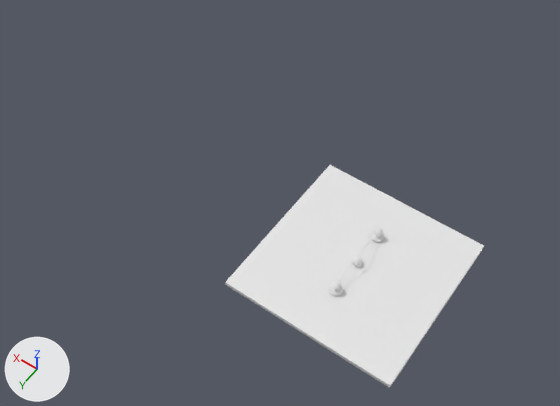
One commit to the Blender file scenes/rope_scene.blend: the scene before it, then after it.
Camera for both pictures: a 50 mm lens placed at (-41.0, 86.3, 141.0), pointed at (22.8, -3.0, 0.7). The lights are fixed; the arrows at lower left show +X, +Y and +Z.

Before the edit, the objects in view are built like this:
```python
me_cube = bpy.data.meshes.new('Cube')
me_cube.from_pydata(...)  # a box spanning x -4.09..4.09, y -4.09..4.09, z -1.01..-0.53
ob_floor = bpy.data.objects.new('Floor', me_cube)
ob_floor.location = (0.0, 0.0, 0.3)
ob_floor.scale = (5.0, 5.0, 1.96)
```
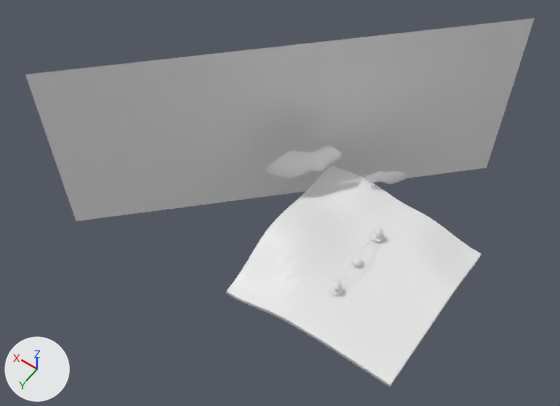
What differs and where, as boxes [x1, y1, x2, y2] in the pictures (560 x 406 px):
'Sky', added
    after: [26, 18, 534, 221]
'Floor', reshaped
    before: [225, 165, 484, 388]
    after: [226, 166, 481, 387]
'Cloud', added
    after: [266, 146, 342, 178]
'Cloud2', added
    after: [365, 171, 408, 184]

Diff of the bpy script that builds the scene:
```diff
--- a/scenes/rope_scene.blend.py
+++ b/scenes/rope_scene.blend.py
@@ me_cube @@
 # used by ob_floor; location = (0.0, 0.0, 0.3); scale = (5.0, 5.0, 1.96)
-me_cube.from_pydata(...)  # 8 vertices, 6 faces; spans x -4.09..4.09, y -4.09..4.09, z -1.01..-0.53
+me_cube.from_pydata(...)  # 578 vertices, 576 faces; spans x -4.09..4.09, y -4.09..4.09, z -2.84..0.96
+# me_cube part 1: 8 vertices removed from x -4.09..4.09, y -4.09..4.09, z -1.01..-0.53; 578 vertices added at x -4.09..4.09, y -4.09..4.09, z -2.84..0.96
@@ me_plane_002 @@
+me_plane_002.from_pydata(...)  # 143 vertices, 120 faces; spans x -0.88..0.97, y -1.83..1.66, z -0.08..0.04
@@ me_plane @@
+me_plane.from_pydata([(-1.0, -1.0, 0.0), (1.0, -1.0, 0.0), (-1.0, 1.0, 0.0), (1.0, 1.0, 0.0)], [], [(0, 1, 3, 2)])
@@ ob_cloud2 @@
+ob_cloud2 = bpy.data.objects.new('Cloud2', me_plane_002)
+ob_cloud2.location = (5.9, -22.0, 3.0)
+ob_cloud2.rotation_euler = (-1.87, 1.832, -9.017)  # degrees (-107, 105, 203)
+ob_cloud2.scale = (-2.96, -2.96, -2.96)
@@ ob_cloud @@
+ob_cloud = bpy.data.objects.new('Cloud', me_plane_002.copy())
+ob_cloud.location = (22.2, -10.9, 8.0)
+ob_cloud.rotation_euler = (1.803, 1.513, 1.052)  # degrees (103, 87, 60)
+ob_cloud.scale = (5.1, 5.1, 5.1)
@@ ob_sky @@
+ob_sky = bpy.data.objects.new('Sky', me_plane)
+ob_sky.location = (30.2, -16.4, 9.7)
+ob_sky.rotation_euler = (1.571, 0.0, 0.785)  # degrees (90, 0, 45)
+ob_sky.scale = (53.5, 24.6, 53.5)
```
